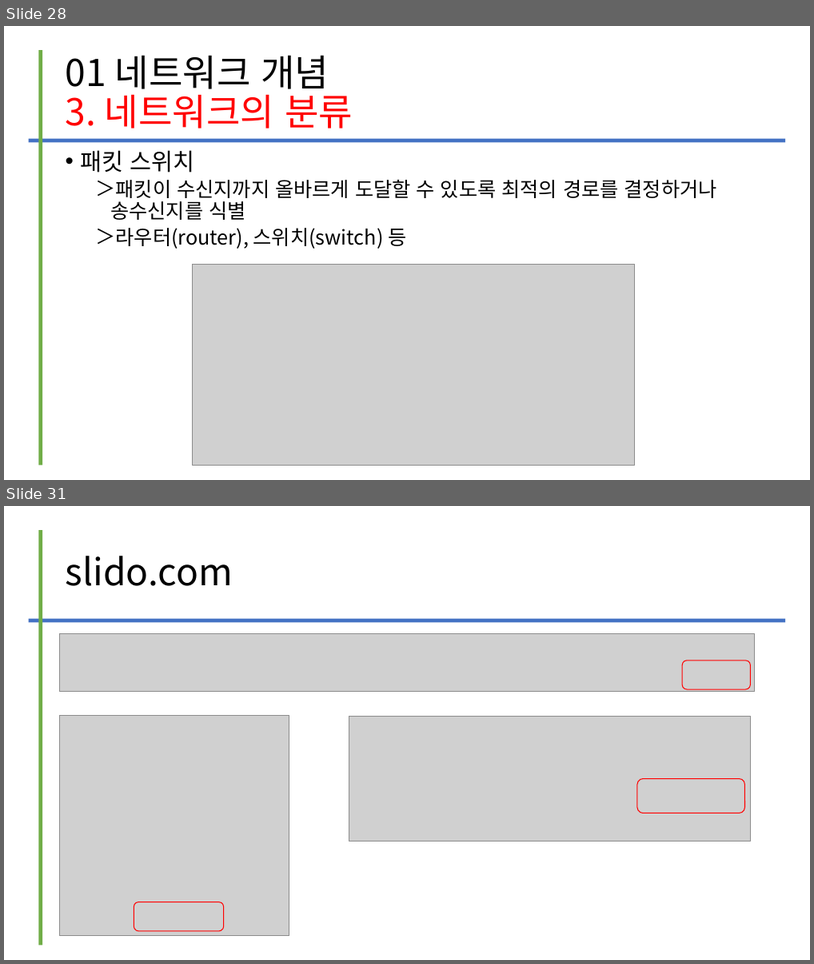
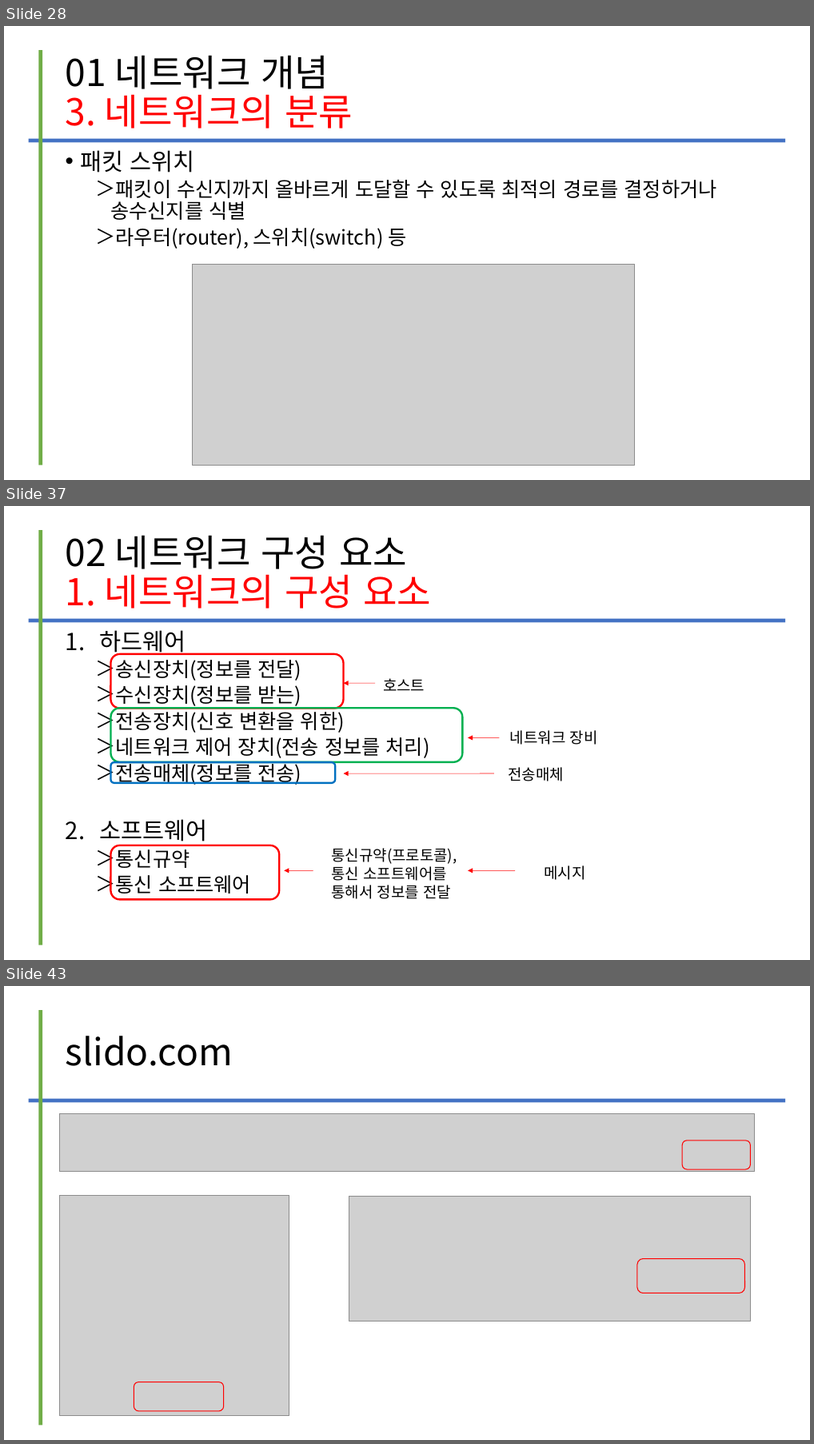
Before and after one commit to kig2929kig/2025-1-network, a slide deck: 컴퓨터 네트워크 - I. 네트워크의 이해.ppt. Shown one above the other, each under a label of ours: slides 28 and 31 before the commit, slides 28, 37 and 43 after it; the slides between them are not shown. The pictures are 814x964 and 814x1444 pixels, drawn with LibreOffice and Linux fonts; fonts in the diff are those of the drawing; grey boxes stand for pictures. Boxes give left, top, right and bottom in pixels: in the first picture for what was removed or moved away, otherwise in the second. Text is boxed around its words. In the diff, an @@ line names an element or a change of style, - is before the commit and + after.

```diff
--- a/컴퓨터 네트워크 - I. 네트워크의 이해.ppt
+++ b/컴퓨터 네트워크 - I. 네트워크의 이해.ppt
@@ slide 37 added at <box>4,506,810,960</box>, background #FFFFFF @@
@@ line added from (41, 530) to (41, 945), #70AD47 4.51 pt @@
@@ title added at <box>66,535,431,608</box>, 44 pt, text #FF0000 @@
+02 네트워크 구성 요소
+1. 네트워크의 구성 요소
@@ line added from (28, 620) to (786, 620), #4472C4 4.51 pt @@
@@ text added at <box>99,630,430,898</box>, 24 pt, text #000000 @@
+1. 하드웨어
+  ＞ 송신장치(정보를 전달)
+  ＞ 수신장치(정보를 받는)
+  ＞ 전송장치(신호 변환을 위한)
+  ＞ 네트워크 제어 장치(전송 정보를 처리)
+  ＞ 전송매체(정보를 전송)
+2. 소프트웨어
+  ＞ 통신규약
+  ＞ 통신 소프트웨어
@@ rounded rectangle added at <box>111,654,344,708</box>, outline #FF0000 2.24 pt @@
@@ arrow added from (375, 683) to (344, 683), #FF0000 0.51 pt @@
@@ text added at <box>383,678,425,691</box>, 18 pt, text #000000 @@
+호스트
@@ rounded rectangle added at <box>111,708,463,762</box>, outline #00B050 2.24 pt @@
@@ arrow added from (499, 737) to (468, 737), #FF0000 0.51 pt @@
@@ text added at <box>510,730,598,744</box>, 18 pt, text #000000 @@
+네트워크 장비
@@ rounded rectangle added at <box>111,762,335,782</box>, outline #0070C0 2.24 pt @@
@@ text added at <box>508,767,564,781</box>, 18 pt, text #000000 @@
+전송매체
@@ arrow added from (494, 773) to (344, 773), #FF0000 0.51 pt @@
@@ rounded rectangle added at <box>111,845,280,899</box>, outline #FF0000 2.24 pt @@
@@ text added at <box>331,848,457,899</box>, 18 pt, text #000000 @@
+통신규약(프로토콜), 통신 소프트웨어를 통해서 정보를 전달
@@ text added at <box>544,865,586,880</box>, 18 pt, text #000000 @@
+메시지
@@ arrow added from (314, 870) to (284, 870), #FF0000 0.51 pt @@
@@ arrow added from (515, 870) to (468, 870), #FF0000 0.51 pt @@
@@ what was slide 31 is now slide 43 @@
```
Also in this commit, not shown: 2 slides changed, 11 other slides added.
